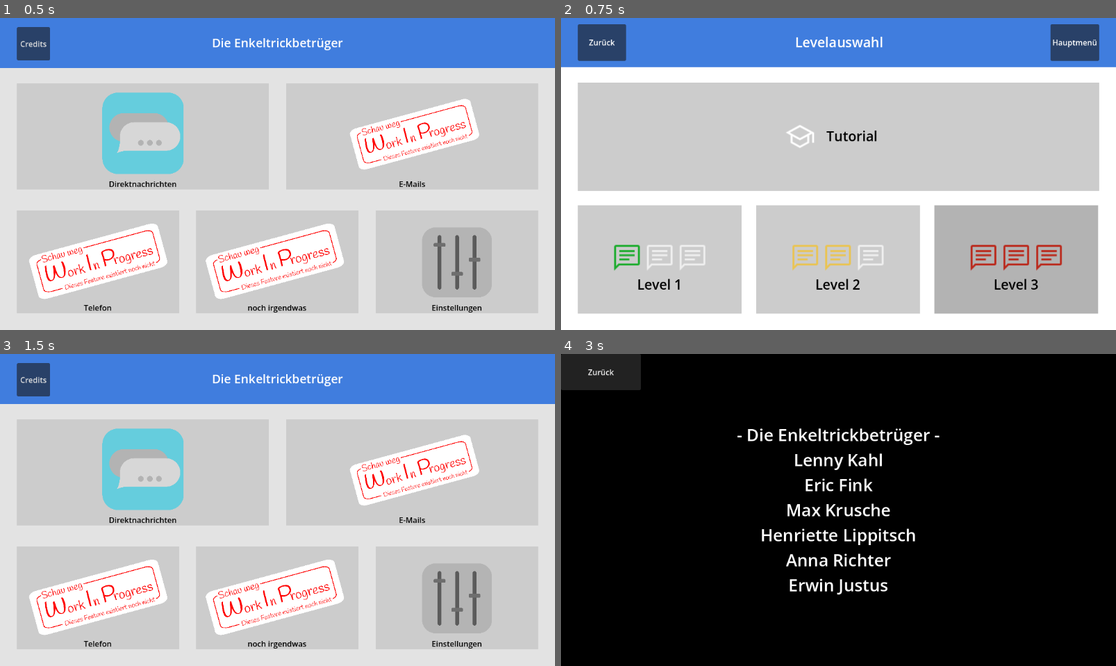
Above: before the commit, frames 1-4 (two rows, left to right).
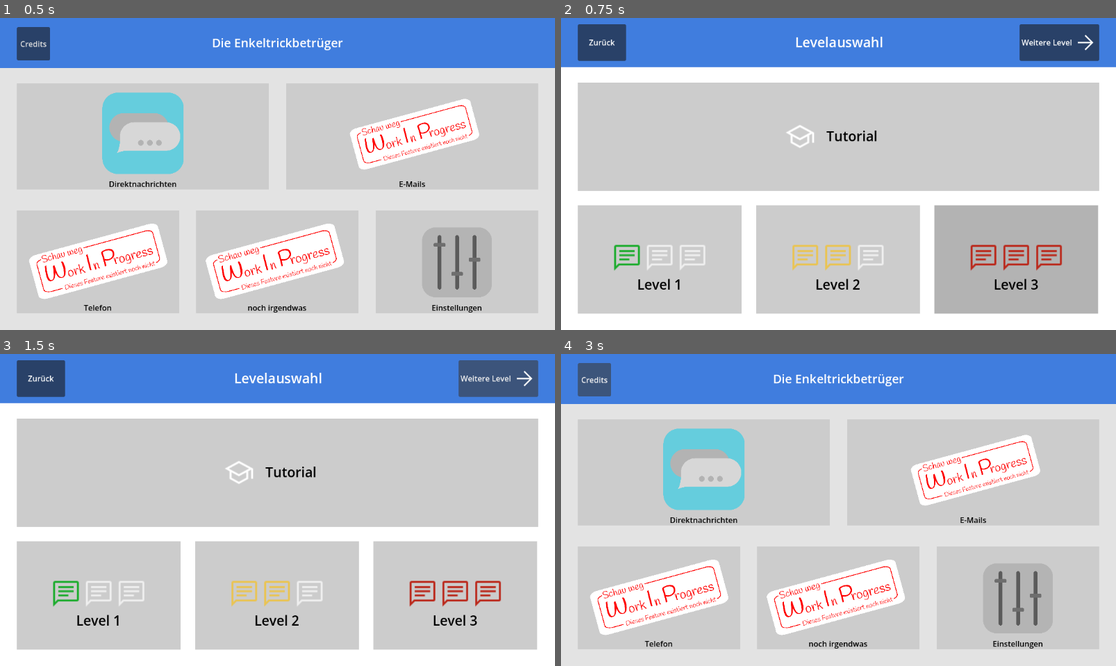
Above: after the commit, the same moments.

Repository: EgmundEGG/Enkeltrickbetr-ger-Spiel
Game: Godot game, scene res://Scenes/MainMenu.tscn
Same seed, same stepped clock (60 frames per second), same inputs: the game is played once before the commit and once after it.
Inputs (mouse positions are in pixels of both pictures, inside the frame that each line leads up to):
- Up to frame 1 (0.5 s): no input
- Up to frame 2 (0.75 s): click "Direktnachrichten" at 0.5 s
- Up to frame 3 (1.5 s): click (516, 378) at 1.25 s, where only the run before the commit has a clickable "Hauptmenü"
- Up to frame 4 (3 s): click (1060, 378) at 2 s, where only the run after the commit has a clickable "Weitere Level"; click (599, 378) at 2.75 s, where only the run after the commit has a clickable "Zurück"

Frame 1 is identical in both runs. In frame 2, 0.8% of the frame differs, in the area x 82-97%, y 2-14%; in frame 3, 38%; in frame 4, 99%, in the area x 0-100%, y 0-100%.

Commit message:
Changes main menu button to next button Button for level select in handy.tscn back in the middle of the screen

Diff:
--- a/enkeltrick-betrug/Scenes/Handy.tscn
+++ b/enkeltrick-betrug/Scenes/Handy.tscn
@@ -176,10 +176,10 @@
 anchor_left = 0.5
 anchor_right = 1.4740001
 anchor_bottom = 0.5
-offset_left = 422.0
-offset_top = -199.0
-offset_right = 520.04
-offset_bottom = -138.0
+offset_left = -111.0
+offset_top = -78.0
+offset_right = -12.960003
+offset_bottom = -17.0
 grow_horizontal = 2
 grow_vertical = 2
 theme_override_colors/font_disabled_color = Color(0, 0.827451, 0.8862745, 0.5019608)
--- a/enkeltrick-betrug/Scenes/MessengerLevelSelect.tscn
+++ b/enkeltrick-betrug/Scenes/MessengerLevelSelect.tscn
@@ -2,6 +2,7 @@
 
 [ext_resource type="Script" uid="uid://rghbh5jd0a8o" path="res://lvl_auswahl.gd" id="1_p22fw"]
 [ext_resource type="Texture2D" uid="uid://djkox5221jpk2" path="res://image/tutorial.svg" id="2_0saqu"]
+[ext_resource type="Texture2D" uid="uid://bu0oaehqx7vy7" path="res://image/arrow_white.svg" id="2_g80va"]
 [ext_resource type="Texture2D" uid="uid://bt0j5cmtp7557" path="res://image/messenger_green.svg" id="3_g80va"]
 [ext_resource type="Texture2D" uid="uid://br13najnpejus" path="res://image/messenger_grey.svg" id="4_2r23g"]
 [ext_resource type="Texture2D" uid="uid://c4m4hcsmb41su" path="res://image/messenger_yellow.svg" id="5_ryg4c"]
@@ -82,7 +83,7 @@
 text = "Zurück
 "
 
-[node name="MainMenuButton" type="Button" parent="LVLAuswahl/Header" unique_id=2065936734]
+[node name="NextButton" type="Button" parent="LVLAuswahl/Header" unique_id=2065936734]
 custom_minimum_size = Vector2(70, 70)
 layout_direction = 3
 layout_mode = 1
@@ -92,9 +93,9 @@
 offset_right = 135.0
 offset_bottom = 89.0
 theme_override_colors/font_color = Color(1.0039686, 1.0039686, 1.0039686, 1)
-theme_override_colors/icon_normal_color = Color(0.15294118, 0.2901961, 0.47843137, 1)
-text = "Hauptmenü
-"
+text = "Weitere Level
+"
+icon = ExtResource("2_g80va")
 
 [node name="Content" type="MarginContainer" parent="LVLAuswahl" unique_id=619944190]
 layout_mode = 1
--- /dev/null
+++ b/enkeltrick-betrug/image/arrow_white.svg
@@ -0,0 +1 @@
+<svg xmlns="http://www.w3.org/2000/svg" height="48px" viewBox="0 -960 960 960" width="48px" fill="#FFFFFF"><path d="M686-450H160v-60h526L438-758l42-42 320 320-320 320-42-42 248-248Z"/></svg>
--- a/enkeltrick-betrug/lvl_auswahl.gd
+++ b/enkeltrick-betrug/lvl_auswahl.gd
@@ -1,7 +1,7 @@
 extends Control
 
 @onready var back_button: Button = $Header/BackButton
-@onready var main: Button = $Header/MainMenuButton
+@onready var next: Button = $Header/	Header/NextButton
 @onready var tutorial: Button = $Content/VBoxContainer/TutorialButton
 @onready var lvl1: Button = $Content/VBoxContainer/GridContainer/Level1Button
 @onready var lvl2: Button = $Content/VBoxContainer/GridContainer/Level2Button
@@ -11,7 +11,6 @@
 
 func _ready() -> void:
 	back_button.pressed.connect(_on_back_pressed)
-	main.pressed.connect(_on_main_pressed)
 
 	#tutorial.pressed.connect(func(): _start_level("res://lvl/tutorial.gd"))
 	lvl1.pressed.connect(func(): _start_level("res://lvl/lvl_0.gd"))
@@ -21,8 +20,6 @@
 func _on_back_pressed() -> void:
 	get_tree().change_scene_to_file("res://Scenes/MainMenu.tscn")
 
-func _on_main_pressed() -> void:
-	get_tree().change_scene_to_file("res://Scenes/MainMenu.tscn")
 
 func _start_level(level_path: String) -> void:
 	GameState.selected_level = level_path
Not shown, added: enkeltrick-betrug/image/arrow_white.svg.import
